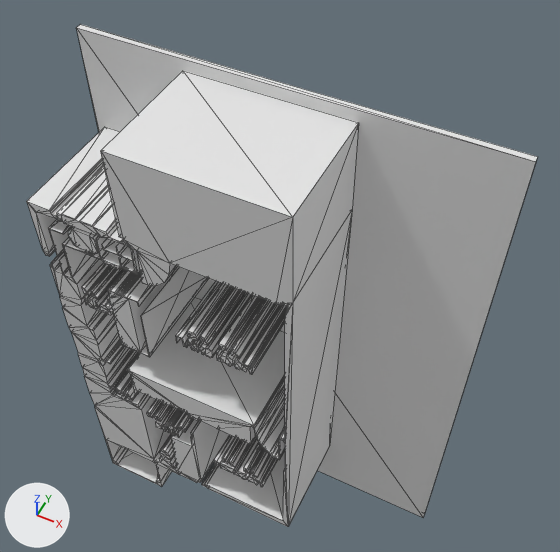
The glTF model version one/out_3d/1_4.glb as it was, and as the next commit left it.
Before and after are seen from a camera (50 mm lens) standing at (10.98, -12.05, 24.05) and looking at (4.91, 0.1, 8.87). The lights are fixed; the arrows at lower left show +X, +Y and +Z. Mesh edges are drawn as thin lines. Where no turn or scale is listed for an object, it has been applied to the vertices.

Script lines for the objects in view, before the commit:
```python
me_geometry_0 = bpy.data.meshes.new('geometry_0')
me_geometry_0.from_pydata(...)  # 1304 vertices, 2508 faces; spans x 0.0..10.23, y -3.15..0.0, z 0.0..14.9
ob_geometry_0 = bpy.data.objects.new('geometry_0', me_geometry_0)
ob_geometry_0.location = (0.0, 0.0, 0.0)
```
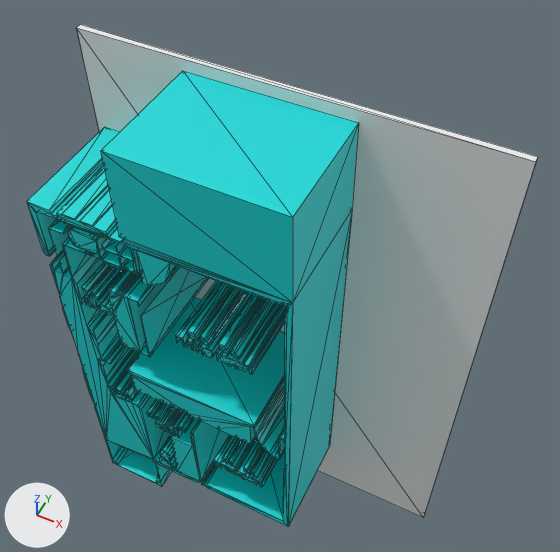
What changed in the scene script:
```text
Add mat_defaultmaterial:
    mat_defaultmaterial = bpy.data.materials.new('DefaultMaterial')
    mat_defaultmaterial.use_nodes = True; mat_defaultmaterial.node_tree.nodes.clear()
    _N = mat_defaultmaterial.node_tree.nodes; _L = mat_defaultmaterial.node_tree.links
    n0 = _N.new('ShaderNodeOutputMaterial'); n0.name = 'Material Output'
    n1 = _N.new('ShaderNodeBsdfPrincipled'); n1.name = 'Principled BSDF'
    n2 = _N.new('ShaderNodeVertexColor'); n2.name = 'Color Attribute'
    _L.new(n1.outputs[0], n0.inputs[0])  # 'BSDF' to 'Surface'
    _L.new(n2.outputs[0], n1.inputs[0])  # 'Color' to 'Base Color'
Change me_geometry_0:
    used by ob_geometry_0; location = (0.0, 0.0, 0.0)
    remove me_geometry_0.from_pydata(...)  # 1304 vertices, 2508 faces; spans x 0.0..10.23, y -3.15..0.0, z 0.0..14.9
    add me_geometry_0.from_pydata(...)  # 1300 vertices, 2500 faces; spans x 0.0..10.23, y -3.15..0.0, z 0.0..14.9
    me_geometry_0 part 1: 6 vertices removed from x 0.29..0.89, y -3.15..-0.15, z 10.54..12.25; 2 vertices added at x 0.31, y -3.15..-0.15, z 10.54
    me_geometry_0 part 2: 2 vertices removed from x 1.05, y -3.15..-0.15, z 5.64; 2 vertices added at x 1.05, y -3.15..-0.15, z 5.62
    me_geometry_0 part 3: 1690 faces spanning x 0.0..10.23, y -3.15..0.0, z 0.0..14.9 switch from no material to mat_defaultmaterial
```

Changed parts and their boxes [x1, y1, x2, y2] in the pictures (560 x 552 px; the box of a moved part takes in the faces that stretch with it):
part 1 of me_geometry_0, cut back
    before: [40, 158, 103, 256]
    after: [28, 206, 49, 256]
part 2 of me_geometry_0, moved or reshaped
    before: [82, 348, 134, 388]
    after: [98, 348, 134, 436]
part 3 of me_geometry_0, recoloured (grey to cyan)
    both: [27, 28, 426, 526]
